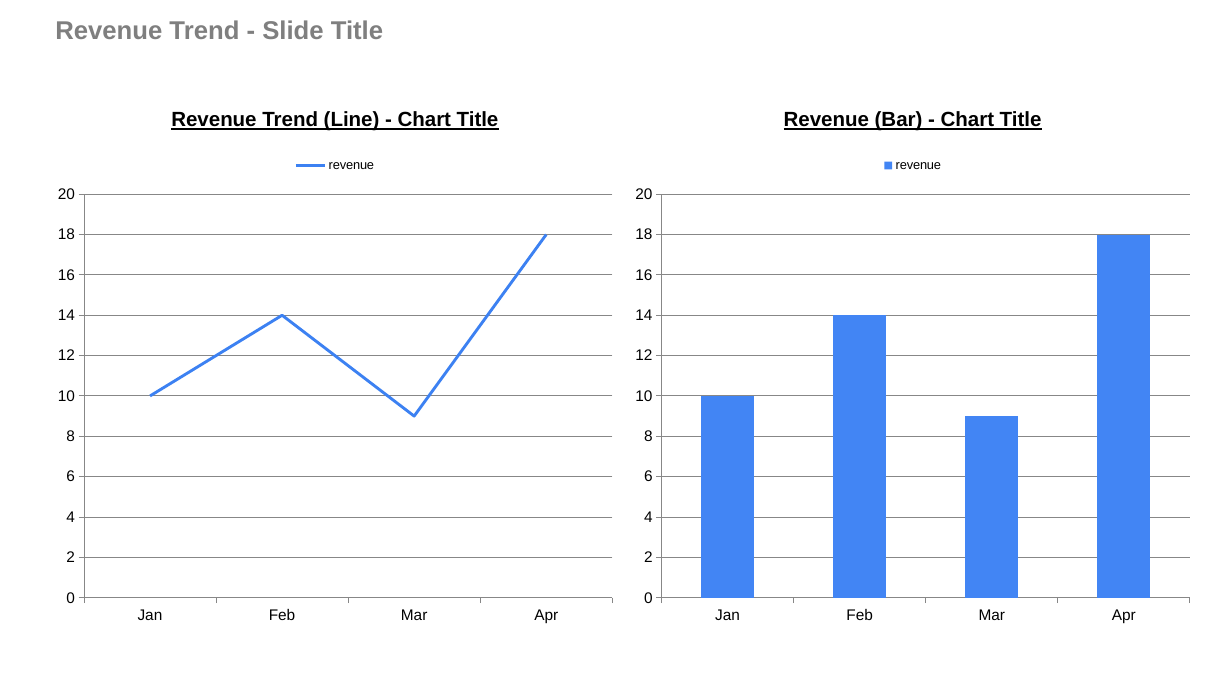
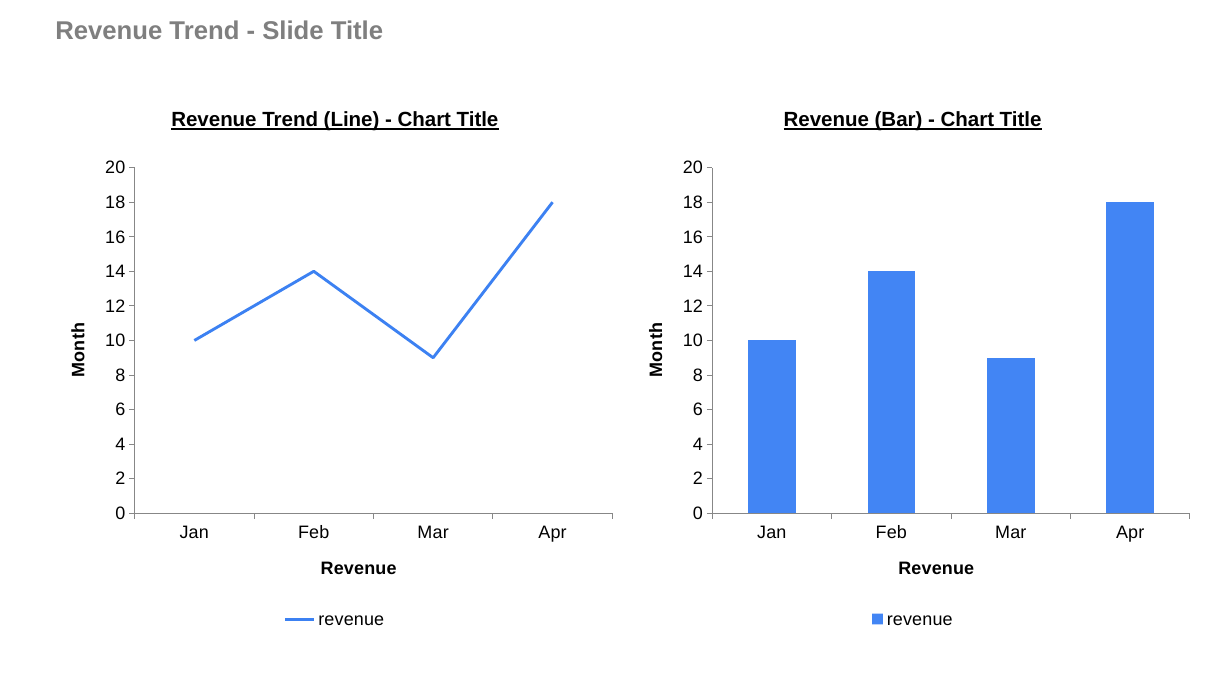
Before and after one commit to josephcobb111/deckbridge, a slide deck: slide 3 of notebooks/demo.pptx. Drawn at 1232x693 pixels with LibreOffice and Linux fonts; fonts in the diff are those of the drawing. Boxes give left, top, right and bottom in pixels: in the first picture for what was removed or moved away, otherwise in the second. Text is boxed around its words. In the diff, an @@ line names an element or a change of style, - is before the commit and + after.

Commit message:
axes titles

```diff
--- a/notebooks/demo.pptx
+++ b/notebooks/demo.pptx
@@ line chart at [46, 148, 624, 633] @@
@@ category axis title "" to "Revenue" @@
@@ value axis title "" to "Month" @@
@@ legend changed @@
@@ category axis changed @@
@@ value axis changed @@
@@ column chart at [624, 148, 1202, 633] @@
@@ category axis title "" to "Revenue" @@
@@ value axis title "" to "Month" @@
@@ legend changed @@
@@ category axis changed @@
@@ value axis changed @@
```
Also in this commit, not shown: 2 other slides changed, 5 other files.
